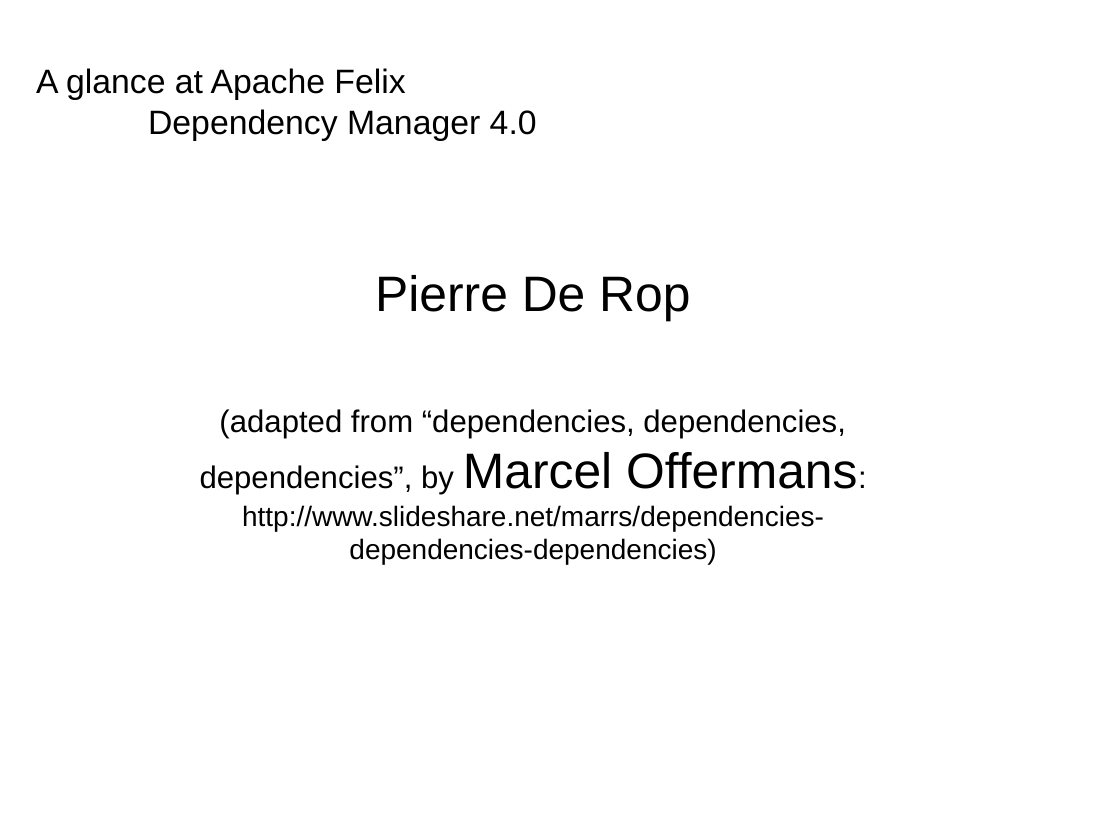
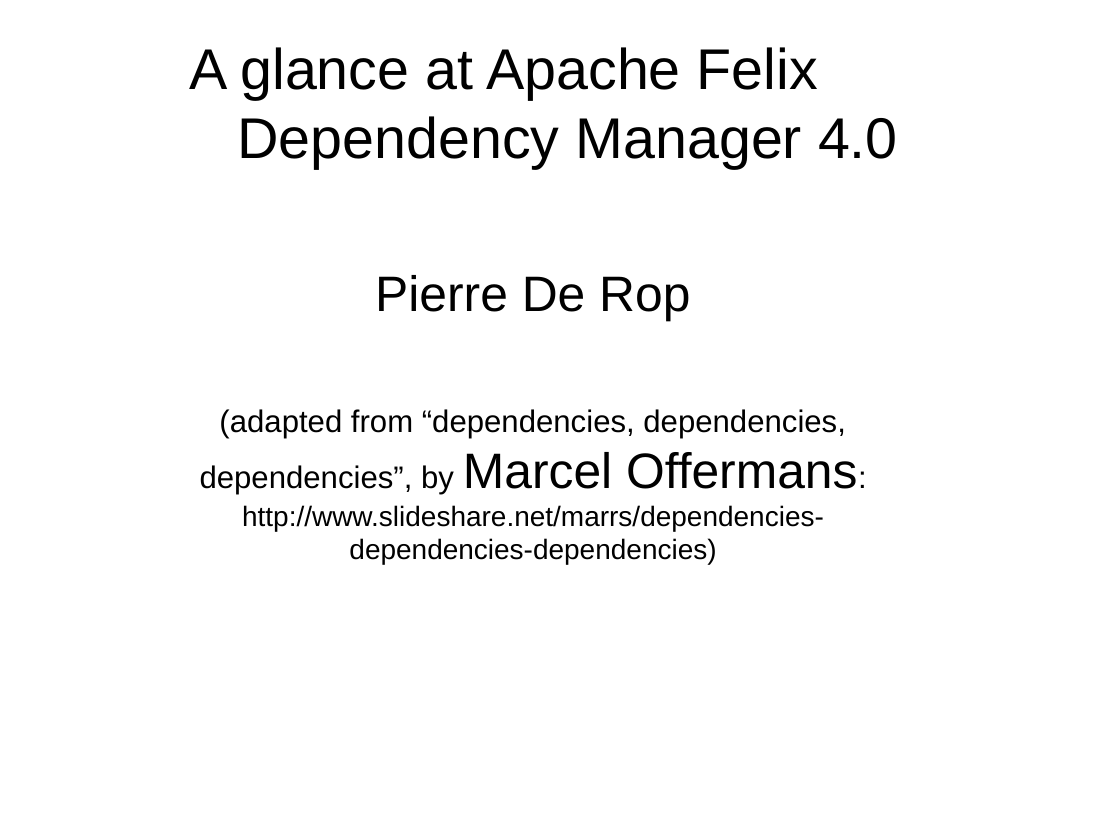
Before and after one commit to rotty3000/felix, a slide deck: slide 1 of dependencymanager/docs/A_Glance_At_DependencyManager.odp. Drawn at 1120x840 pixels with LibreOffice and Linux fonts; fonts in the diff are those of the drawing; background and template pictures are left out. Boxes give left, top, right and bottom in pixels: in the first picture for what was removed or moved away, otherwise in the second. Text is boxed around its words. In the diff, an @@ line names an element or a change of style, - is before the commit and + after.

```diff
--- a/dependencymanager/docs/A_Glance_At_DependencyManager.odp
+++ b/dependencymanager/docs/A_Glance_At_DependencyManager.odp
@@ title "A glance at Apache Felix ...": place and size @@
-title "A glance at Apache Felix ..." at [36, 68, 537, 141]
+title "A glance at Apache Felix ..." at [189, 47, 898, 168]
@@ title "A glance at Apache Felix ..." at [189, 47, 898, 168]: size 21.7 to 36.9 pt; alignment left to centre @@
```
Also in this commit, not shown: 56 other slides changed, 1 slide added.
